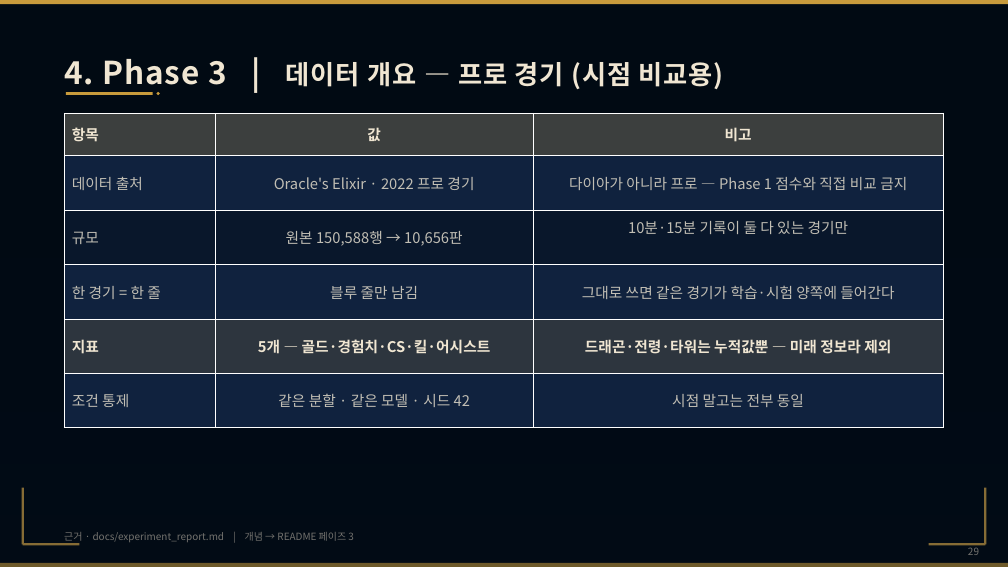
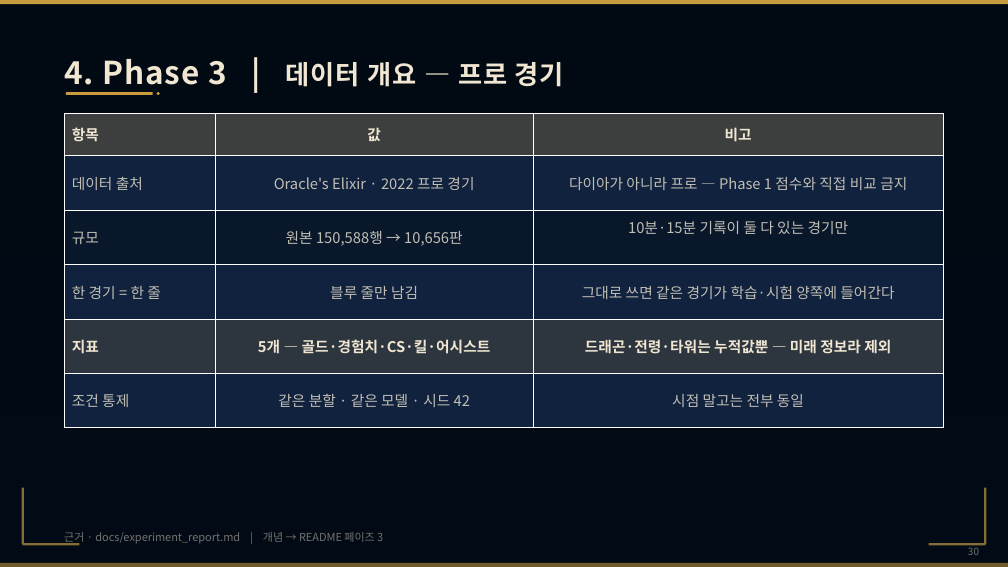
Before and after one commit to wpalswpa/project2608, a slide deck: slide 30 of 4조(십분컷)_미니2프로젝트_LoL 인게임 시점별 경기 데이터 기반 승패 예측 및 핵심 승리요인 분석_발표자료.pptx (slide 29 before the commit). Drawn at 1008x567 pixels with LibreOffice and Linux fonts; fonts in the diff are those of the drawing; background and template pictures are left out. Boxes give left, top, right and bottom in pixels: in the first picture for what was removed or moved away, otherwise in the second. Text is boxed around its words. In the diff, an @@ line names an element or a change of style, - is before the commit and + after.

```diff
--- a/4조(십분컷)_미니2프로젝트_LoL 인게임 시점별 경기 데이터 기반 승패 예측 및 핵심 승리요인 분석_발표자료.pptx
+++ b/4조(십분컷)_미니2프로젝트_LoL 인게임 시점별 경기 데이터 기반 승패 예측 및 핵심 승리요인 분석_발표자료.pptx
@@ text at bbox=[64, 59, 564, 93]: text changed @@
-4. Phase 3 | 데이터 개요 — 프로 경기 (시점 비교용)
+4. Phase 3 | 데이터 개요 — 프로 경기
@@ text "근거 · docs/experiment_report.md | 개념 ..." at bbox=[64, 532, 383, 545]: size 9.5 to 10.5 pt @@
```
Also in this commit, not shown: 27 other slides changed, 1 slide added, 1 other file.
